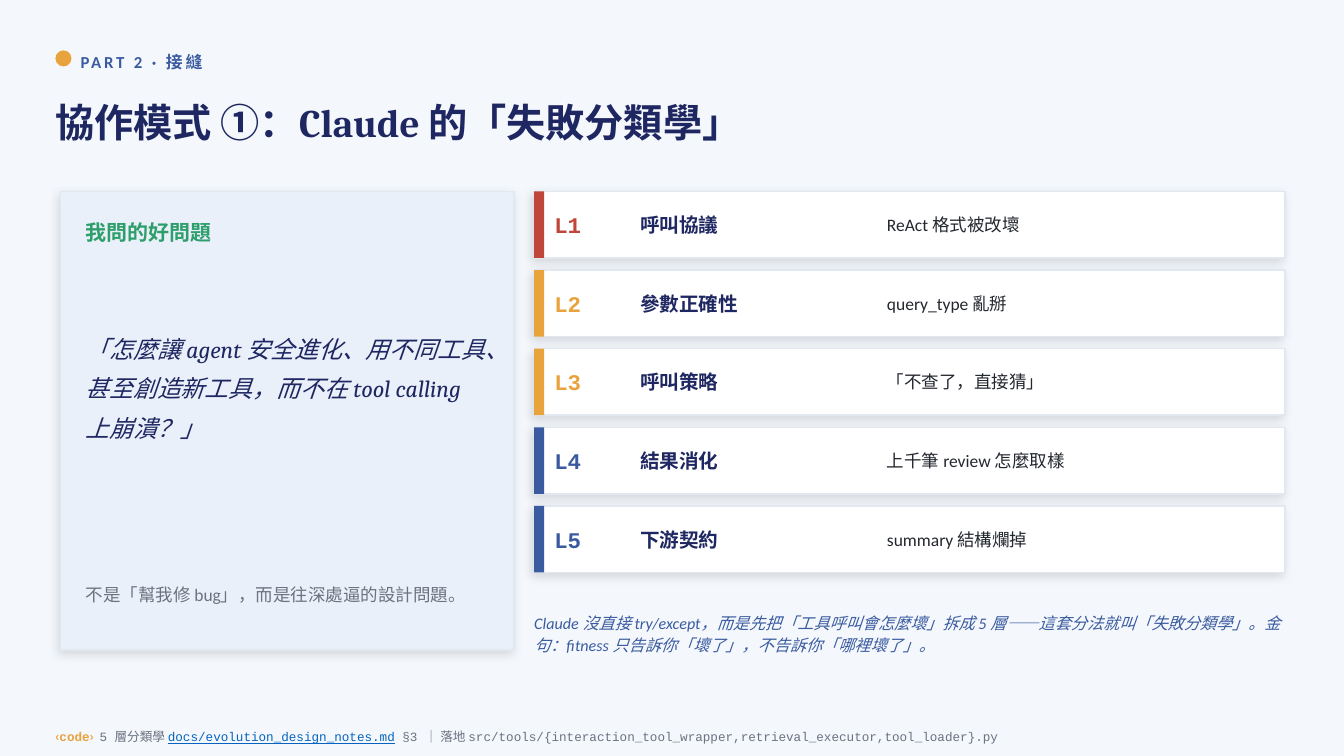
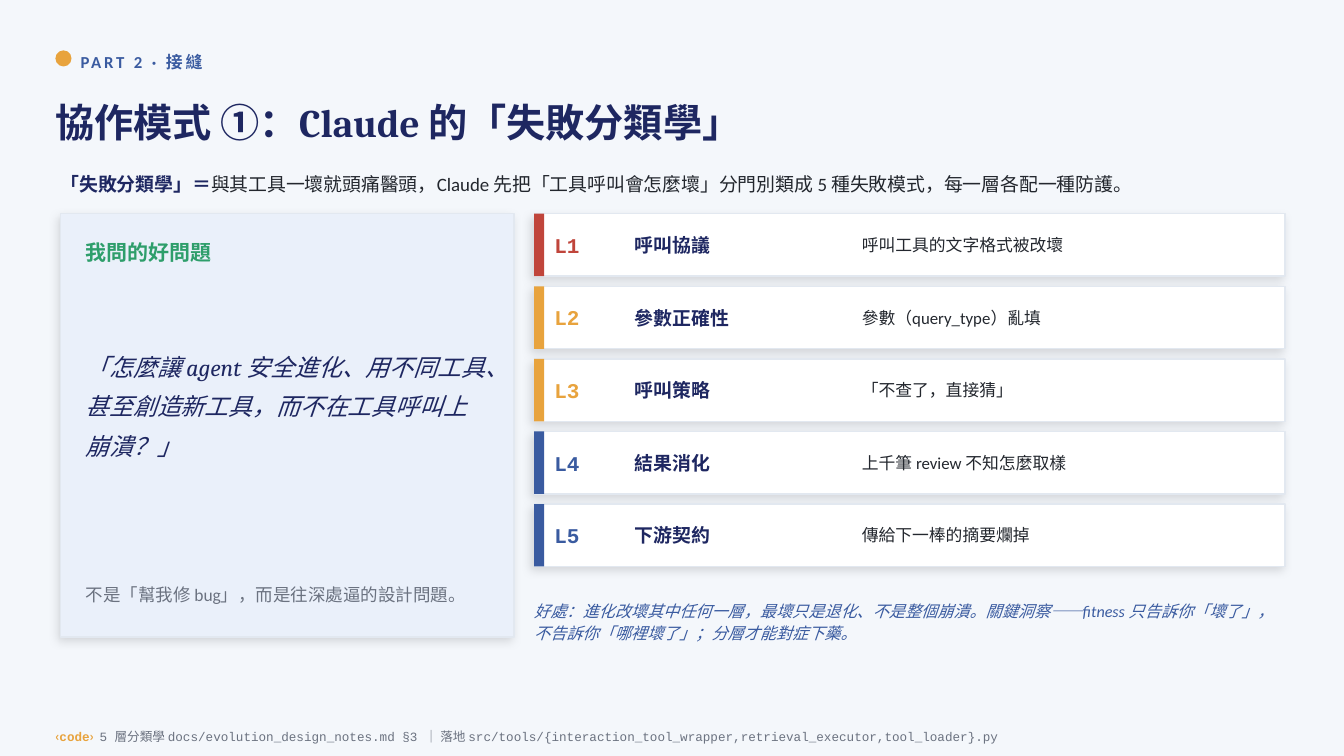
Before and after one commit to yuchieh/AgentSocietyChallenge_OpenEvolve, a slide deck: slide 10 of docs/slides/人AI進化_整合教學投影片.pptx. Drawn at 1344x756 pixels with LibreOffice and Linux fonts; fonts in the diff are those of the drawing. Boxes give left, top, right and bottom in pixels: in the first picture for what was removed or moved away, otherwise in the second. Text is boxed around its words. In the diff, an @@ line names an element or a change of style, - is before the commit and + after.

```diff
--- a/docs/slides/人AI進化_整合教學投影片.pptx
+++ b/docs/slides/人AI進化_整合教學投影片.pptx
@@ text added at [60,175,1132,193], 13.5 pt, text #23272E @@
+「失敗分類學」＝與其工具一壞就頭痛醫頭，Claude 先把「工具呼叫會怎麼壞」分門別類成 5 種失敗模式，每一層各配一種防護。
@@ rectangle: place and size @@
-rectangle at [60,192,514,650]
+rectangle at [60,214,514,637]
@@ text "我問的好問題": place and size @@
-text "我問的好問題" at [86,222,212,242]
+text "我問的好問題" at [86,242,212,262]
@@ rectangle: place and size @@
-rectangle at [534,192,1286,258]
+rectangle at [534,214,1286,276]
@@ rectangle: place and size @@
-rectangle at [534,192,544,258]
+rectangle at [534,214,544,276]
@@ size 16 to 15 pt in 5 elements at [554,457,579,471], [554,529,579,543], [554,384,579,399], [554,311,579,325], [554,239,579,253] @@
@@ text "L1": place and size @@
-text "L1" at [554,218,581,233]
+text "L1" at [554,239,579,253]
@@ size 14 to 13.5 pt in 5 elements at [635,454,710,472], [635,526,710,544], [635,381,710,399], [635,309,729,327], [635,236,710,254] @@
@@ text "呼叫協議": place and size @@
-text "呼叫協議" at [640,215,718,234]
+text "呼叫協議" at [635,236,710,254]
@@ text at [862,237,1063,253]: text changed; size 12.5 to 12 pt @@
-ReAct 格式被改壞
+呼叫工具的文字格式被改壞
@@ rectangle: place and size @@
-rectangle at [534,270,1286,337]
+rectangle at [534,286,1286,349]
@@ rectangle: place and size @@
-rectangle at [534,270,544,337]
+rectangle at [534,286,544,349]
@@ text "L2": place and size @@
-text "L2" at [554,297,581,312]
+text "L2" at [554,311,579,325]
@@ text "參數正確性": place and size @@
-text "參數正確性" at [640,294,738,313]
+text "參數正確性" at [635,309,729,327]
@@ text at [862,310,1041,327]: text changed; size 12.5 to 12 pt @@
-query_type 亂掰
+參數（query_type）亂填
@@ text at [86,356,509,457]: text changed @@
-「怎麼讓 agent 安全進化、用不同工具、甚至創造新工具，而不在 tool calling 上崩潰？」
+「怎麼讓 agent 安全進化、用不同工具、甚至創造新工具，而不在工具呼叫上崩潰？」
@@ rectangle: place and size @@
-rectangle at [534,349,1286,415]
+rectangle at [534,359,1286,421]
@@ rectangle: place and size @@
-rectangle at [534,349,544,415]
+rectangle at [534,359,544,421]
@@ text "L3": place and size @@
-text "L3" at [554,375,581,391]
+text "L3" at [554,384,579,399]
@@ text "呼叫策略": place and size @@
-text "呼叫策略" at [640,372,718,391]
+text "呼叫策略" at [635,381,710,399]
@@ text "「不查了，直接猜」": place and size @@
-text "「不查了，直接猜」" at [887,373,1044,390]
+text "「不查了，直接猜」" at [862,381,1013,398]
@@ text "「不查了，直接猜」" at [862,381,1013,398]: size 12.5 to 12 pt @@
@@ rectangle: place and size @@
-rectangle at [534,427,1286,494]
+rectangle at [534,432,1286,494]
@@ rectangle: place and size @@
-rectangle at [534,427,544,494]
+rectangle at [534,432,544,494]
@@ text at [862,455,1066,471]: text changed; size 12.5 to 12 pt @@
-上千筆 review 怎麼取樣
+上千筆 review 不知怎麼取樣
@@ rectangle: place and size @@
-rectangle at [534,506,1286,573]
+rectangle at [534,504,1286,567]
@@ rectangle: place and size @@
-rectangle at [534,506,544,573]
+rectangle at [534,504,544,567]
@@ text at [862,527,1030,543]: text changed; size 12.5 to 12 pt @@
-summary 結構爛掉
+傳給下一棒的摘要爛掉
@@ text at [534,603,1274,642]: text changed @@
-Claude 沒直接 try/except，而是先把「工具呼叫會怎麼壞」拆成 5 層——這套分法就叫「失敗分類學」。金句：fitness 只告訴你「壞了」，不告訴你「哪裡壞了」。
+好處：進化改壞其中任何一層，最壞只是退化、不是整個崩潰。關鍵洞察——fitness 只告訴你「壞了」，不告訴你「哪裡壞了」；分層才能對症下藥。
@@ text "‹code› 5 層分類學 docs/evolution_design_notes.md §3 ..." at [55,730,998,744]: text colour #0563C1 to #6B7280, underline off in "docs/evolution_design_notes.md" @@
```
Also in this commit, not shown: 8 other slides changed, 1 other file.
